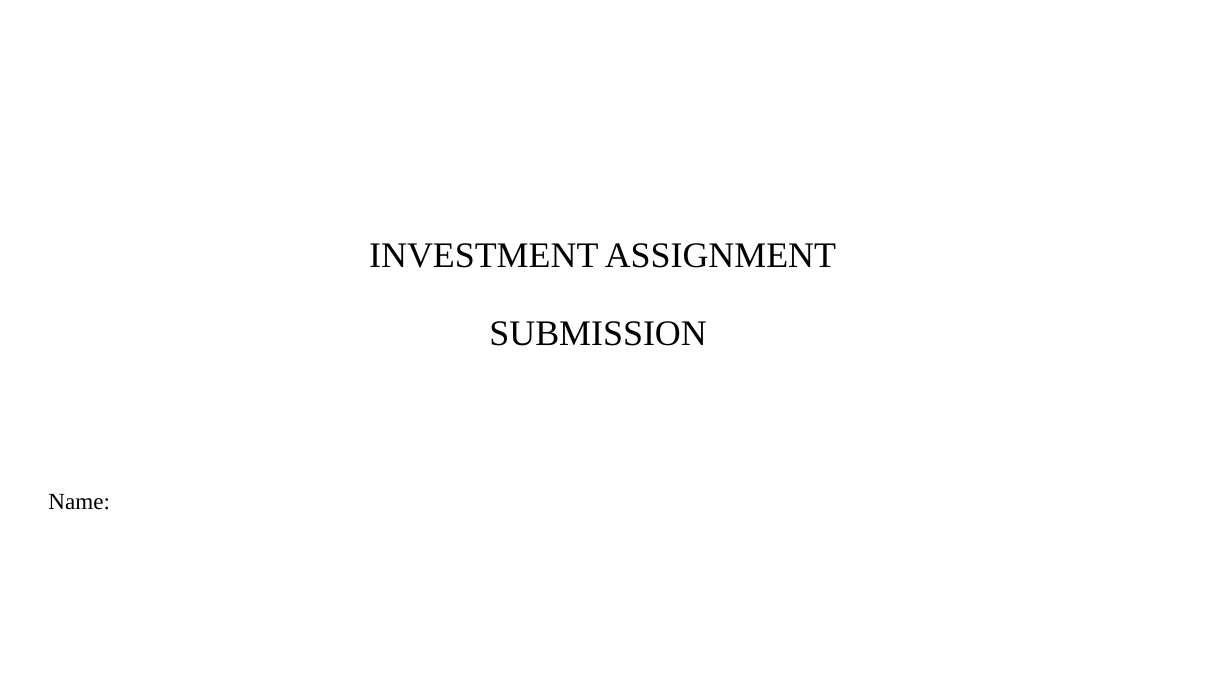
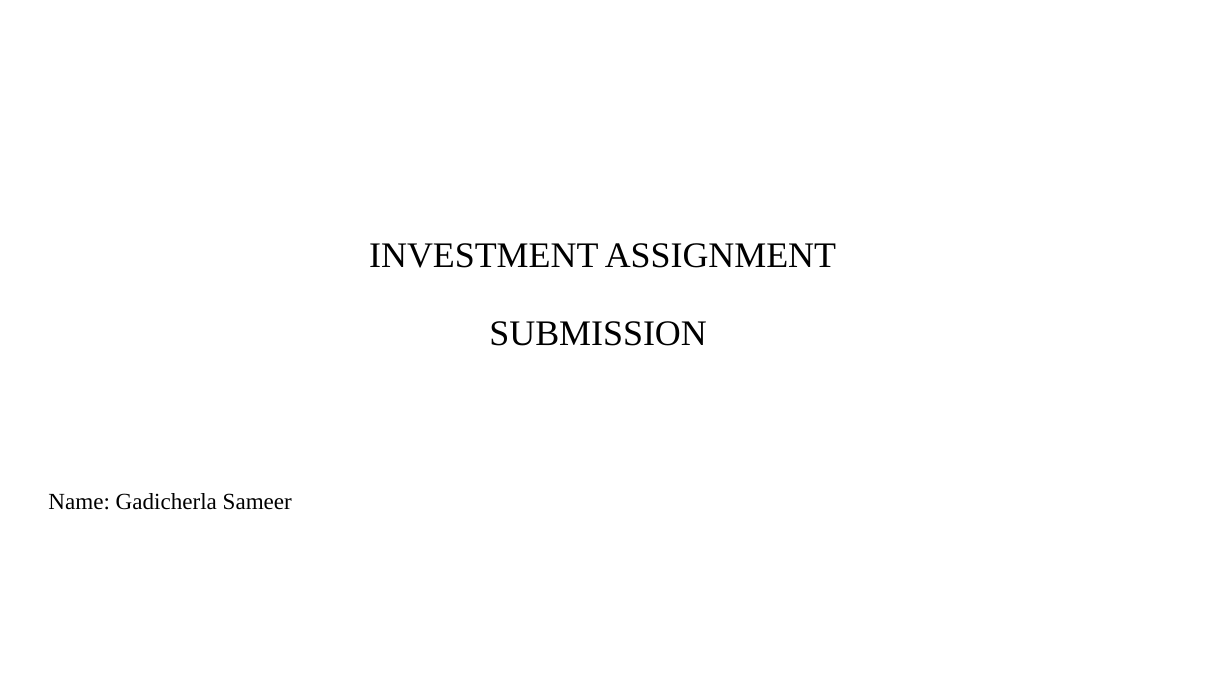
Before and after one commit to sameerg07/EDA_SparkFunds, a slide deck: slide 1 of Data/INVEST.pptx. Drawn at 1232x693 pixels with LibreOffice and Linux fonts; fonts in the diff are those of the drawing; background and template pictures are left out. Boxes give left, top, right and bottom in pixels: in the first picture for what was removed or moved away, otherwise in the second. Text is boxed around its words. In the diff, an @@ line names an element or a change of style, - is before the commit and + after.

```diff
--- a/Data/INVEST.pptx
+++ b/Data/INVEST.pptx
@@ subtitle at <box>48,493,292,510</box>: text changed @@
-Name:
+Name: Gadicherla Sameer
```
Also in this commit, not shown: 10 slides added, 9 slides removed, 4 other files.
